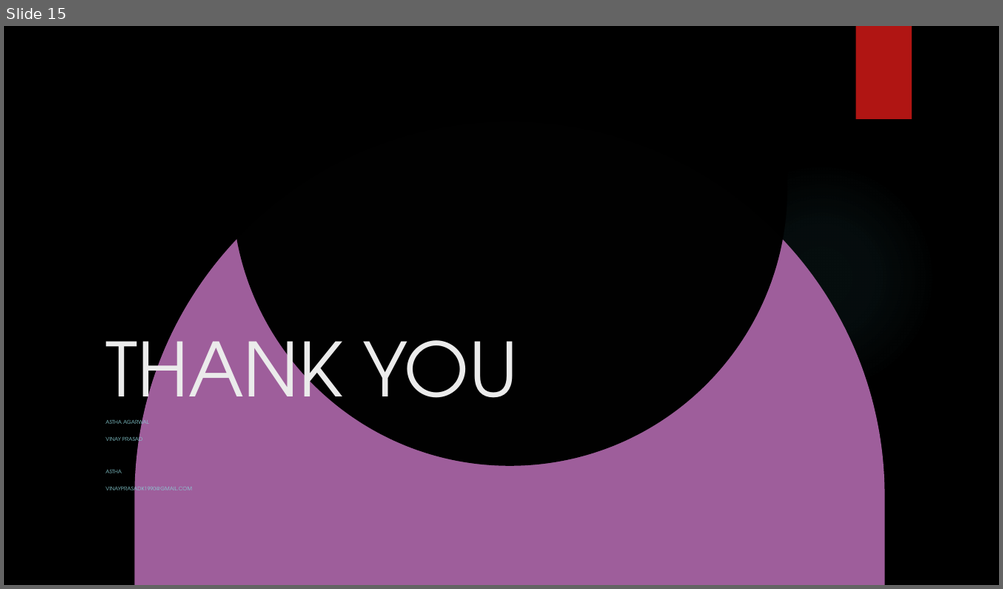
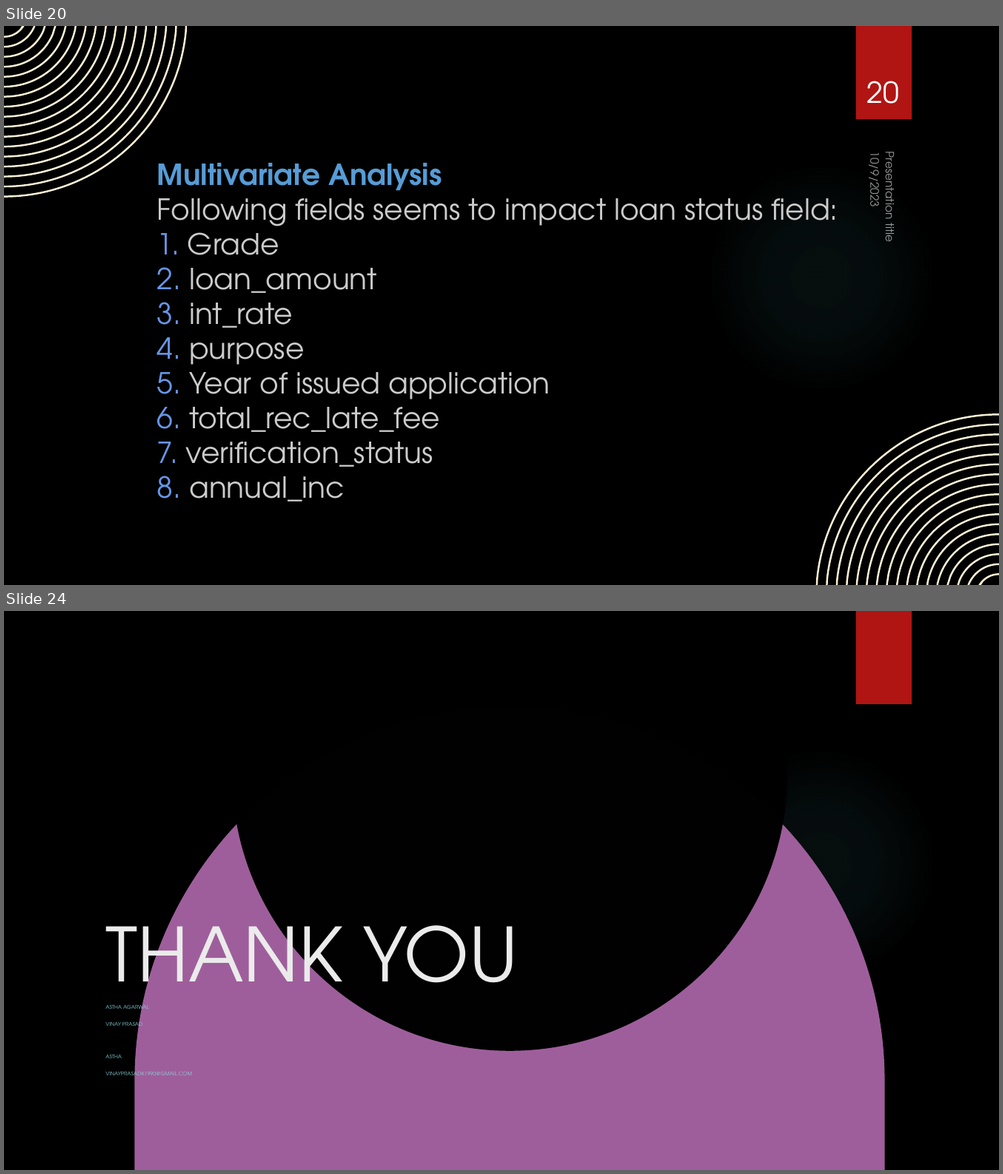
Before and after one commit to asthaa29/lendingcasestudy, a slide deck: EDA Case Study.pptx. Shown one above the other, each under a label of ours: slide 15 before the commit, slides 20 and 24 after it; the slides between them are not shown. The pictures are 1003x589 and 1003x1174 pixels, drawn with LibreOffice and Linux fonts; fonts in the diff are those of the drawing; background and template pictures are left out. Boxes give left, top, right and bottom in pixels: in the first picture for what was removed or moved away, otherwise in the second. Text is boxed around its words. In the diff, an @@ line names an element or a change of style, - is before the commit and + after.

```diff
--- a/EDA Case Study.pptx
+++ b/EDA Case Study.pptx
@@ slide 20 added at (x1=4, y1=26, x2=999, y2=585), background picture (left out); not listed: 2 template elements that a slide beside it also shows @@
@@ freeform shape added at (x1=4, y1=26, x2=187, y2=198), fill #FAF1D4 @@
@@ page number added at (x1=867, y1=81, x2=899, y2=104), 28 pt, text #FFFFFF @@
+20
@@ text added at (x1=865, y1=158, x2=884, y2=207), 11 pt, text #FFFFFF at 60% opacity @@
+10/9/2023
@@ text added at (x1=879, y1=158, x2=899, y2=241), 11 pt, text #FFFFFF at 60% opacity @@
+Presentation title
@@ title added at (x1=157, y1=163, x2=838, y2=502), 28 pt, text #CCCCCC @@
+Multivariate Analysis
+Following fields seems to impact loan status field:
+1. Grade
+2. loan_amount
+3. int_rate
+4. purpose
+5. Year of issued application
+6. total_rec_late_fee
+7. verification_status
+8. annual_inc
@@ freeform shape added at (x1=816, y1=414, x2=999, y2=585), fill #FAF1D4 @@
@@ what was slide 15 is now slide 24 @@
```
Also in this commit, not shown: 4 slides changed, 11 other slides added, 3 slides removed.
